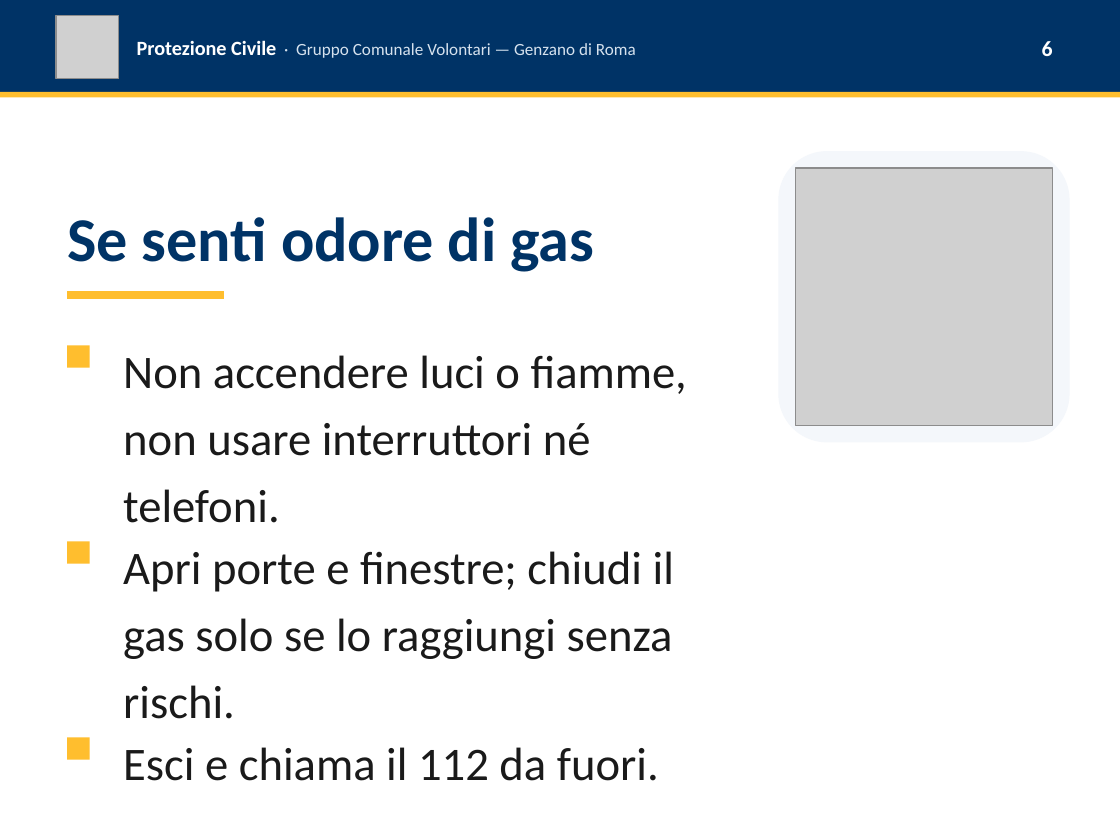
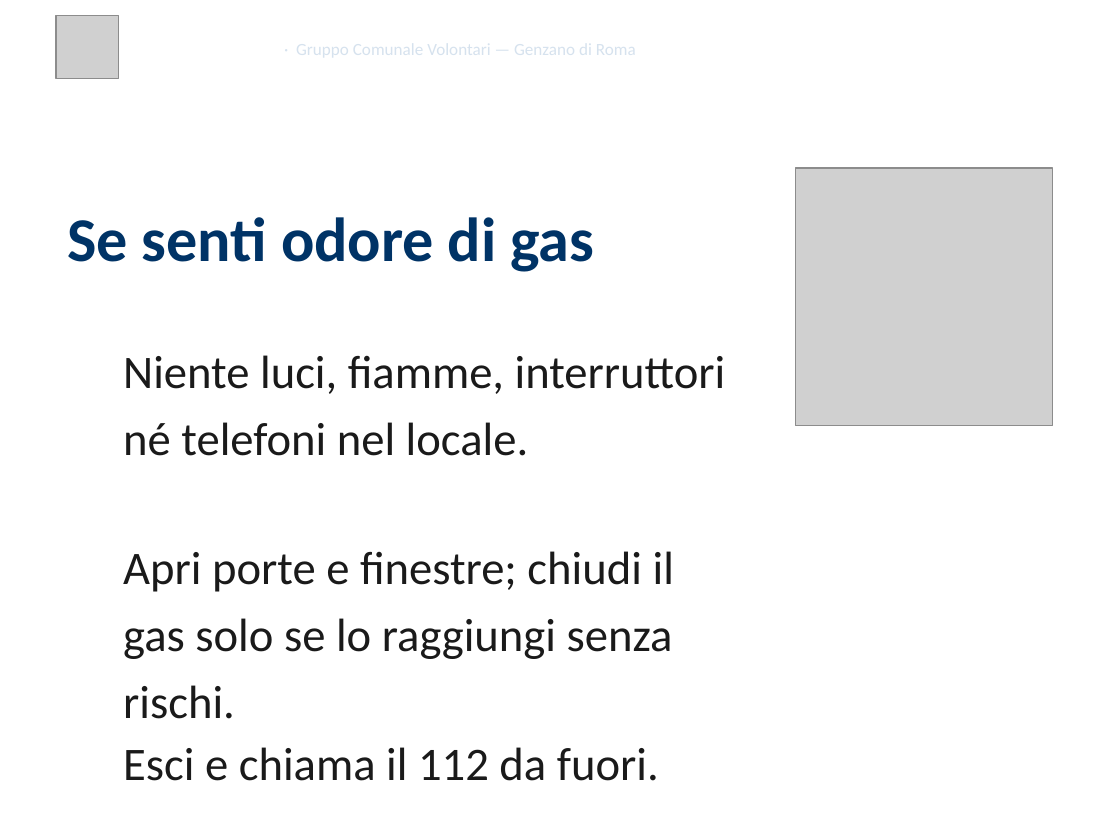
Before and after one commit to SviluppoItaliaDigitale/sito-pc-genzano, a slide deck: slide 6 of static/presentazioni/2026-05-30-dopo-emergenza-presentazione-4x3.pptx. Drawn at 1120x840 pixels with LibreOffice and Linux fonts; fonts in the diff are those of the drawing; grey boxes stand for pictures; background and template pictures are left out. Boxes give left, top, right and bottom in pixels: in the first picture for what was removed or moved away, otherwise in the second. Text is boxed around its words. In the diff, an @@ line names an element or a change of style, - is before the commit and + after.

```diff
--- a/static/presentazioni/2026-05-30-dopo-emergenza-presentazione-4x3.pptx
+++ b/static/presentazioni/2026-05-30-dopo-emergenza-presentazione-4x3.pptx
@@ rectangle removed at [0, 0, 1120, 92] @@
@@ rectangle removed at [0, 92, 1120, 97] @@
@@ rectangle removed at [67, 291, 224, 299] @@
@@ rectangle removed at [67, 345, 90, 367] @@
@@ text at [123, 355, 726, 456]: text changed @@
-Non accendere luci o fiamme, non usare interruttori né telefoni.
+Niente luci, fiamme, interruttori né telefoni nel locale.
@@ rectangle removed at [67, 541, 90, 563] @@
@@ rectangle removed at [67, 737, 90, 759] @@
```
Also in this commit, not shown: 13 other slides changed, 35 other files.
